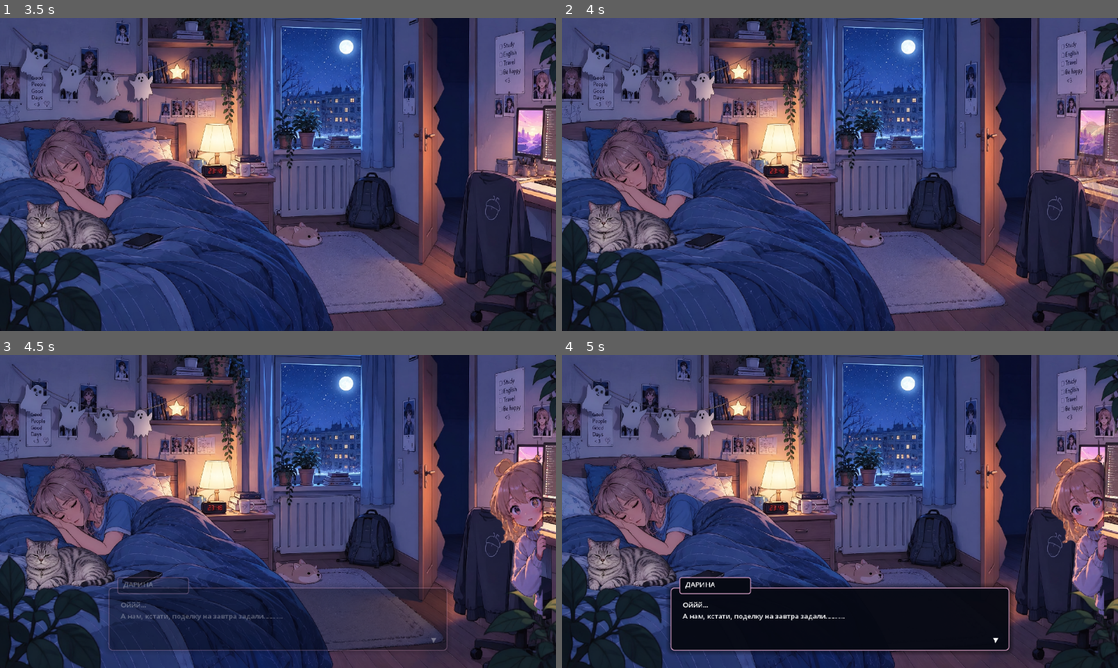
Above: before the commit, frames 1-4 (two rows, left to right).
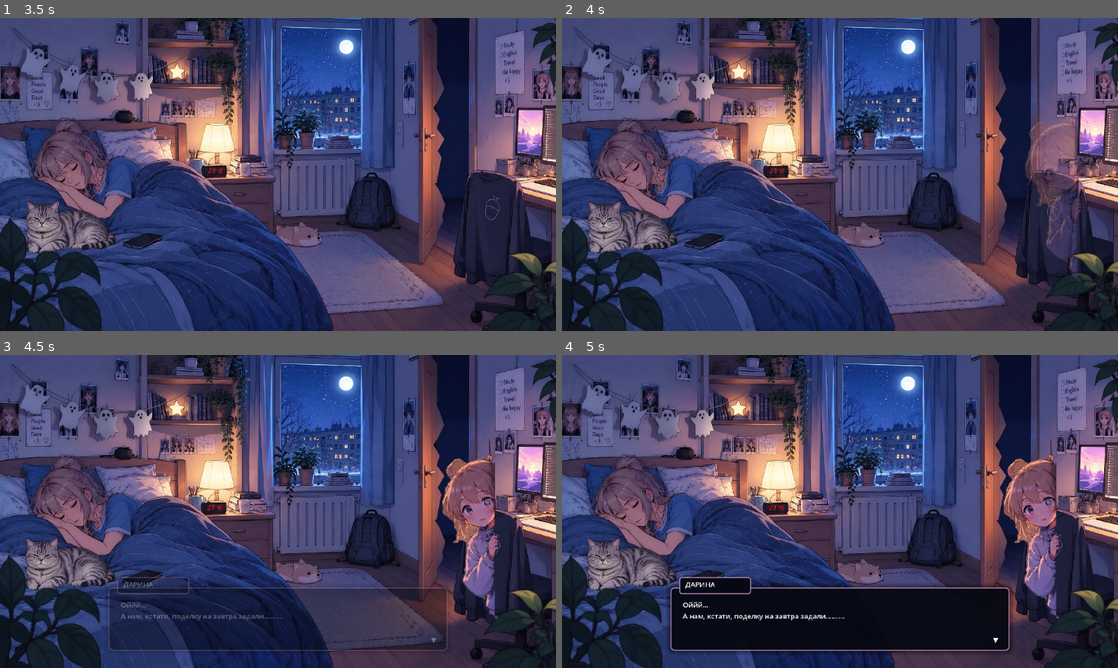
Above: after the commit, the same moments.

Repository: masterofmagic234/Arkon
Game: Godot game, scene res://menu.tscn
Two runs of this game, one before a commit and one after it. Both use one fixed random seed, a clock stepped at 60 frames per second and the inputs below.
Inputs (mouse positions are in pixels of both pictures, inside the frame that each line leads up to):
- Up to frame 1 (3.5 s): click "НАЧАТЬ ОПЕРАЦИЮ" at 0.5 s; tap Enter at 1.25 s; move the mouse to (400, 158) at 1.27 s; click (400, 158) at 1.42 s; drag from (166, 190) to (250, 237) at 2.02 s; move the mouse to (333, 105) at 2.77 s; click (333, 105) at 2.92 s
- Up to frame 2 (4 s): drag from (812, 237) to (673, 127) at 3.52 s
- Up to frame 3 (4.5 s): move the mouse to (444, 558) at 4.27 s; click (444, 558) at 4.42 s
- Up to frame 4 (5 s): no input

Frame 1 is identical in both runs. In frame 2, 3.4% of the frame differs, in the area x 83-100%, y 27-85%; in frame 3, 6.0%; in frame 4, 6.0%, in the area x 79-98%, y 26-85%.

Commit message:
Move Darina into actual doorway

Diff:
--- a/scripts/intro_cinematic_v2.gd
+++ b/scripts/intro_cinematic_v2.gd
@@ -10,8 +10,11 @@
 
 var elapsed: float = 0.0
 var finished: bool = false
-var darina_start: Vector2 = Vector2(1280.0, 400.0)
-var darina_rest: Vector2 = Vector2(1190.0, 400.0)
+
+# The doorway is on the right side of the room. Darina enters from the
+# dark opening itself instead of appearing beside the desk.
+var darina_start: Vector2 = Vector2(1160.0, 400.0)
+var darina_rest: Vector2 = Vector2(1080.0, 400.0)
 
 @onready var room_closed: TextureRect = $RoomClosed
 @onready var room_open: TextureRect = $RoomOpen
@@ -73,8 +76,7 @@
     else:
         room_open.modulate.a = 1.0
 
-    # Darina enters only after the door has opened, from the right edge of
-    # the doorway toward the center of the opening.
+    # Darina enters from the actual doorway opening.
     if elapsed < 3.0:
         darina.modulate.a = 0.0
     elif elapsed < 4.0:
